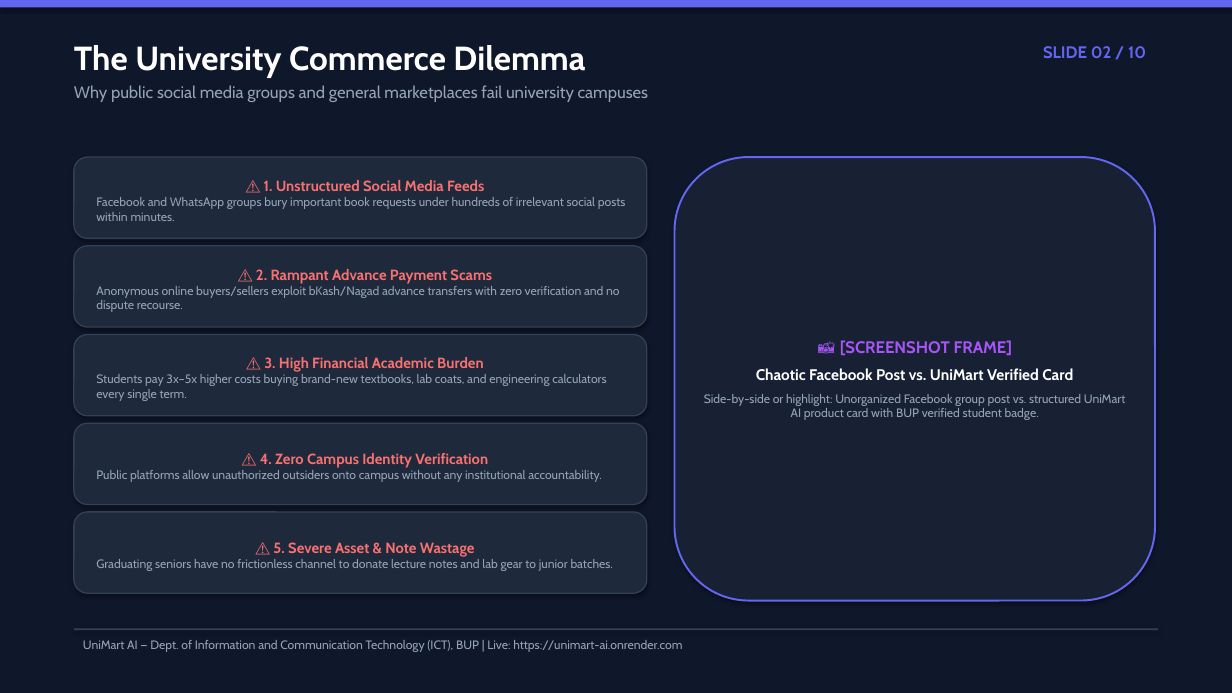
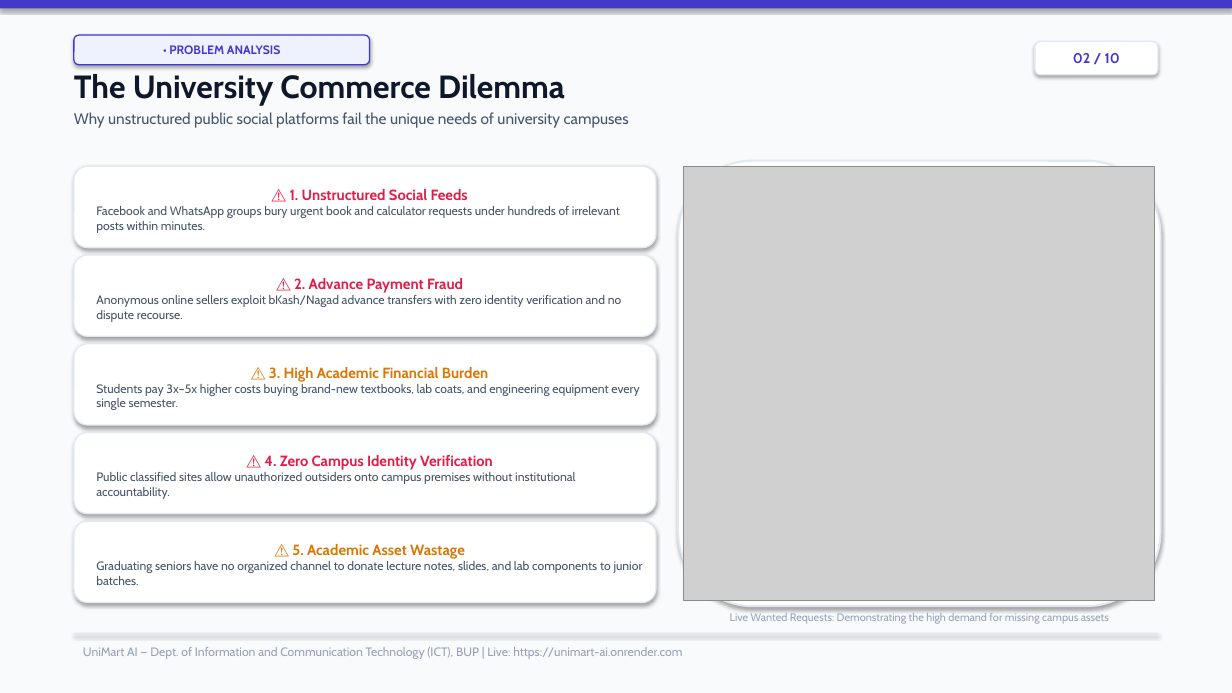
Before and after one commit to Delwar2004/unimart-ai, a slide deck: slide 2 of UniMart_AI_Defense_Presentation.pptx. Drawn at 1232x693 pixels with LibreOffice and Linux fonts; fonts in the diff are those of the drawing; grey boxes stand for pictures. Boxes give left, top, right and bottom in pixels: in the first picture for what was removed or moved away, otherwise in the second. Text is boxed around its words. In the diff, an @@ line names an element or a change of style, - is before the commit and + after.

Commit message:
Create MIT-grade professional white presentation with embedded real screenshots and ICT dept branding

```diff
--- a/UniMart_AI_Defense_Presentation.pptx
+++ b/UniMart_AI_Defense_Presentation.pptx
@@ rectangle at box(0, 0, 1232, 693): fill #0F172A to #F8FAFC @@
@@ rectangle at box(0, 0, 1232, 8): fill #6366F1 to #4338CA @@
@@ rounded rectangle added at box(74, 35, 370, 65), fill #EEF2FF, outline #4338CA 1 pt, 9.5 pt, text #4338CA, bold @@
+• PROBLEM ANALYSIS
@@ rounded rectangle "02 / 10": place and size @@
-rounded rectangle "02 / 10" at box(1043, 46, 1146, 58)
+rounded rectangle "02 / 10" at box(1035, 42, 1158, 75)
@@ rounded rectangle "02 / 10" at box(1035, 42, 1158, 75): vertical alignment top to middle; fill none to #FFFFFF; outline none to #E2E8F0 1 pt; shadow on @@
@@ text in rounded rectangle at box(1073, 53, 1120, 63): text changed; size 13 to 11 pt; text colour #6366F1 to #4338CA @@
-SLIDE 02 / 10
+02 / 10
@@ text at box(74, 74, 565, 106): size 26 to 25 pt, text colour #FFFFFF to #0F172A in "The University Commerce Dilemma" @@
@@ text "The University Commerce Dilemma": place and size @@
-text "The University Commerce Dilemma" at box(74, 45, 648, 102)
+text "The University Commerce Dilemma" at box(74, 74, 629, 128)
@@ text at box(74, 112, 629, 128): text changed; size 13 to 12 pt; text colour #94A3B8 to #475569 @@
-Why public social media groups and general marketplaces fail university campuses
+Why unstructured public social platforms fail the unique needs of university campuses
@@ rounded rectangle "⚠️ 1. Unstructured Social Feeds": place and size @@
-rounded rectangle "⚠️ 1. Unstructured Social Feeds" at box(74, 157, 647, 238)
+rounded rectangle "⚠️ 1. Unstructured Social Feeds" at box(74, 166, 656, 248)
@@ rounded rectangle: place and size @@
-rounded rectangle at box(675, 157, 1155, 601)
+rounded rectangle at box(678, 161, 1161, 606)
@@ rounded rectangle at box(678, 161, 1161, 606): fill #182134 to #FFFFFF; outline #6366F1 1.5 pt to #E2E8F0 1.5 pt @@
@@ picture added at box(684, 166, 1155, 601) @@
@@ text in rounded rectangle at box(96, 189, 620, 233): text changed; text colour #94A3B8 to #475569 @@
-⚠️ 1. Unstructured Social Media Feeds
-Facebook and WhatsApp groups bury important book requests under hundreds of irrelevant social posts within minutes.
+⚠️ 1. Unstructured Social Feeds
+Facebook and WhatsApp groups bury urgent book and calculator requests under hundreds of irrelevant posts within minutes.
@@ rounded rectangle "⚠️ 2. Advance Payment Fraud": place and size @@
-rounded rectangle "⚠️ 2. Advance Payment Fraud" at box(74, 246, 647, 327)
+rounded rectangle "⚠️ 2. Advance Payment Fraud" at box(74, 255, 656, 336)
@@ text in rounded rectangle at box(96, 278, 622, 322): text changed; text colour #94A3B8 to #475569 @@
-⚠️ 2. Rampant Advance Payment Scams
-Anonymous online buyers/sellers exploit bKash/Nagad advance transfers with zero verification and no dispute recourse.
+⚠️ 2. Advance Payment Fraud
+Anonymous online sellers exploit bKash/Nagad advance transfers with zero identity verification and no dispute recourse.
@@ rounded rectangle "⚠️ 3. High Academic Financial ...": place and size @@
-rounded rectangle "⚠️ 3. High Academic Financial ..." at box(74, 335, 647, 416)
+rounded rectangle "⚠️ 3. High Academic Financial ..." at box(74, 344, 656, 425)
@@ text removed at box(704, 340, 1125, 420) @@
-📸 [SCREENSHOT FRAME]
-Chaotic Facebook Post vs. UniMart Verified Card
-Side-by-side or highlight: Unorganized Facebook group post vs. structured UniMart AI product card with BUP verified student badge.
@@ text in rounded rectangle at box(96, 367, 639, 410): text changed; text colour #94A3B8 to #475569 @@
-⚠️ 3. High Financial Academic Burden
-Students pay 3x–5x higher costs buying brand-new textbooks, lab coats, and engineering calculators every single term.
+⚠️ 3. High Academic Financial Burden
+Students pay 3x–5x higher costs buying brand-new textbooks, lab coats, and engineering equipment every single semester.
@@ rounded rectangle "⚠️ 4. Zero Campus Identity ...": place and size @@
-rounded rectangle "⚠️ 4. Zero Campus Identity ..." at box(74, 423, 647, 505)
+rounded rectangle "⚠️ 4. Zero Campus Identity ..." at box(74, 433, 656, 514)
@@ text in rounded rectangle at box(96, 472, 575, 499): text changed; text colour #94A3B8 to #475569 @@
-Public platforms allow unauthorized outsiders onto campus without any institutional accountability.
+Public classified sites allow unauthorized outsiders onto campus premises without institutional accountability.
@@ text in rounded rectangle at box(264, 455, 493, 470): text colour #F87171 to #E11D48 in "⚠️ 4. Zero Campus Identity Verification" @@
@@ fill #1E293B to #FFFFFF; outline #334155 1 pt to #E2E8F0 1 pt in 5 elements at box(74, 255, 656, 336), box(74, 344, 656, 425), box(74, 166, 656, 248), box(74, 433, 656, 514), box(74, 521, 656, 603) @@
@@ rounded rectangle "⚠️ 5. Academic Asset Wastage": place and size @@
-rounded rectangle "⚠️ 5. Academic Asset Wastage" at box(74, 512, 647, 593)
+rounded rectangle "⚠️ 5. Academic Asset Wastage" at box(74, 521, 656, 603)
@@ text in rounded rectangle at box(96, 544, 643, 585): text changed; text colour #94A3B8 to #475569 @@
-⚠️ 5. Severe Asset & Note Wastage
-Graduating seniors have no frictionless channel to donate lecture notes and lab gear to junior batches.
+⚠️ 5. Academic Asset Wastage
+Graduating seniors have no organized channel to donate lecture notes, slides, and lab components to junior batches.
@@ text added at box(730, 613, 1109, 624), 8.5 pt, text #94A3B8 @@
+Live Wanted Requests: Demonstrating the high demand for missing campus assets
@@ text "UniMart AI — Dept. of ...": place and size @@
-text "UniMart AI — Dept. of ..." at box(83, 640, 682, 652)
+text "UniMart AI — Dept. of ..." at box(83, 647, 682, 659)
@@ rectangle: place and size @@
-rectangle at box(74, 628, 1158, 630)
+rectangle at box(74, 633, 1158, 634)
@@ rectangle at box(74, 633, 1158, 634): fill #334155 to #E2E8F0 @@
```
Also in this commit, not shown: 9 other slides changed, 11 other files.
